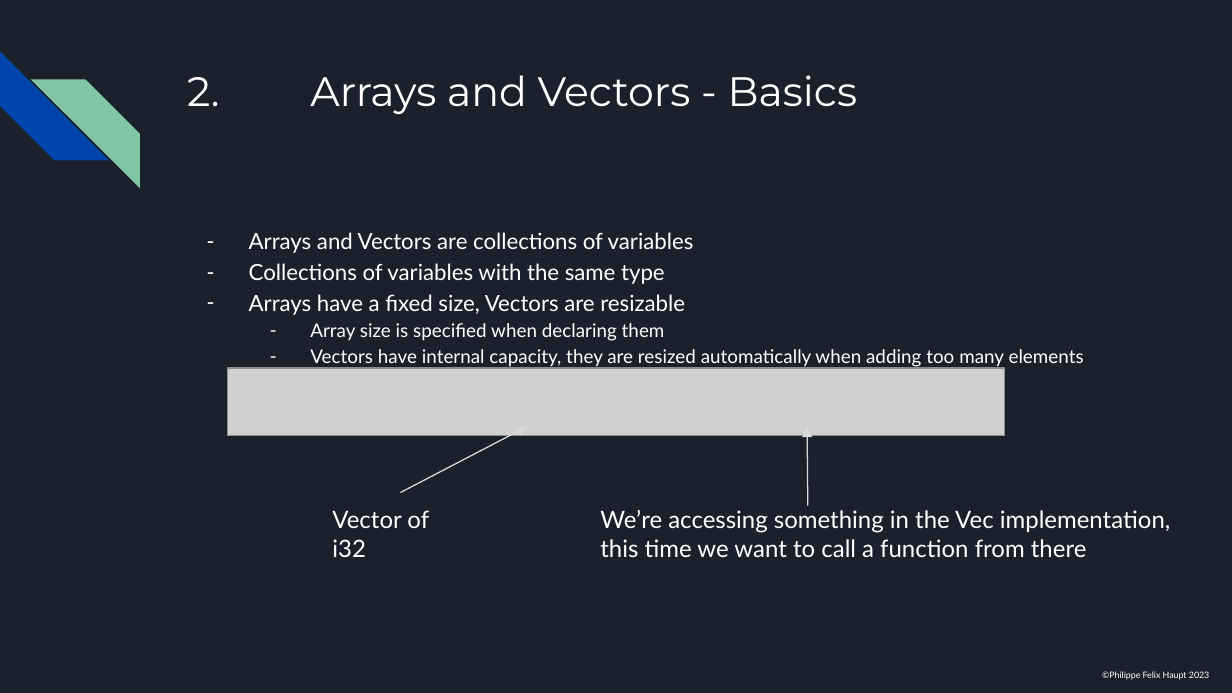
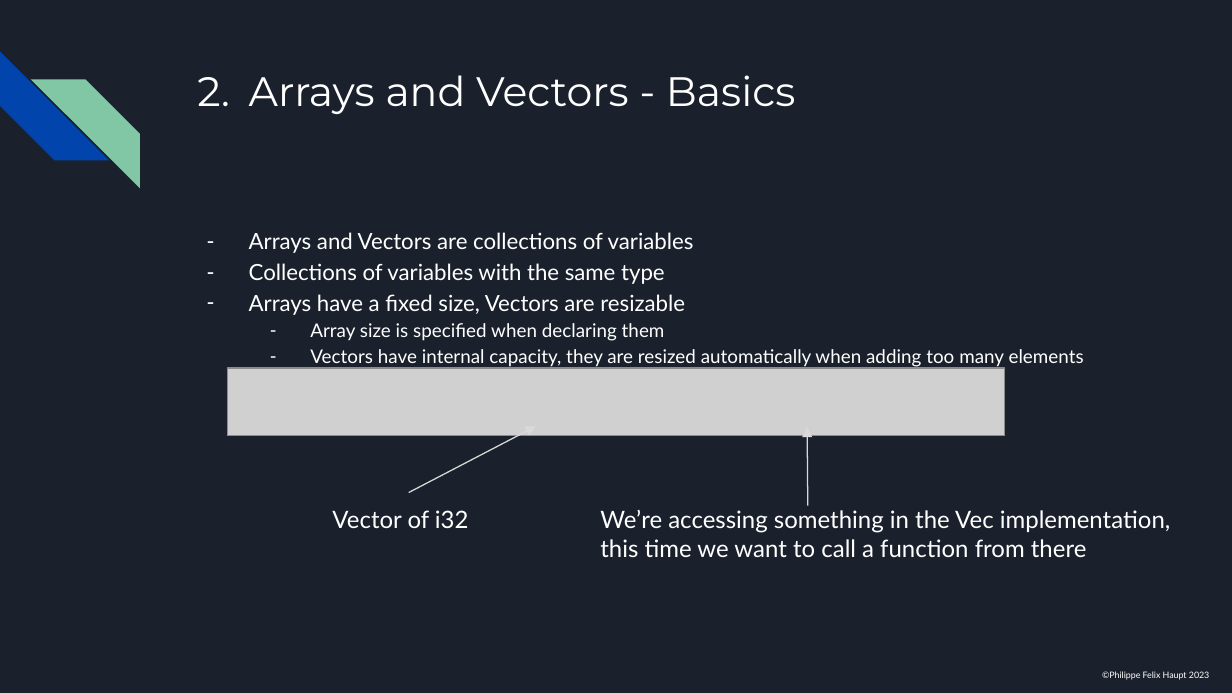
Before and after one commit to pfhaupt/progkurs, a slide deck: slide 50 of rust-beginner/session 03/03 - RUSTikales Rust for beginners.pptx. Drawn at 1232x693 pixels with LibreOffice and Linux fonts; fonts in the diff are those of the drawing; grey boxes stand for pictures. Boxes give left, top, right and bottom in pixels: in the first picture for what was removed or moved away, otherwise in the second. Text is boxed around its words. In the diff, an @@ line names an element or a change of style, - is before the commit and + after.

```diff
--- a/rust-beginner/session 03/03 - RUSTikales Rust for beginners.pptx
+++ b/rust-beginner/session 03/03 - RUSTikales Rust for beginners.pptx
@@ title at [249,75,796,114]: text changed @@
-2. Arrays and Vectors - Basics
+2. Arrays and Vectors - Basics
@@ arrow moved from (400, 493) - (527, 426) to (409, 493) - (536, 426) @@
@@ text "Vector of i32" rewrapped from [332,510,429,557] to [332,510,469,528] @@
```
Also in this commit, not shown: 72 other slides changed.
